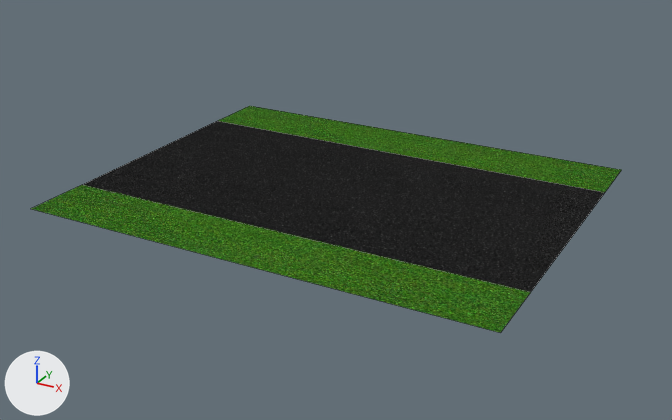
The Blender file Assets/Track/track_straight.blend, before and after one commit.
One viewpoint serves both versions: a 50 mm lens placed at (17.6, -32.4, 15.2), pointed at (-0.7, 0.9, -1.5). Every picture has the same lights, and +X, +Y and +Z are marked at lower left. Mesh edges are drawn as thin lines.

Script lines for the objects in view, before the commit:
```python
me_plane_004 = bpy.data.meshes.new('Plane.004')
me_plane_004.from_pydata(...)  # 4 vertices, 1 face; spans x -1.0..1.0, y -1.0..1.0, z 0.0
me_plane_004.materials.append(mat_road)
me_plane_005 = bpy.data.meshes.new('Plane.005')
me_plane_005.from_pydata(...)  # 4 vertices, 1 face; spans x -1.0..1.0, y 1.0..1.6, z 0.0
me_plane_005.materials.append(mat_grass)  # picture img_grass_tga
me_plane_006 = bpy.data.meshes.new('Plane.006')
me_plane_006.from_pydata(...)  # 4 vertices, 1 face; spans x -1.0..1.0, y -1.6..-1.0, z 0.0
me_plane_006.materials.append(mat_grass)  # picture img_grass_tga
ob_road = bpy.data.objects.new('Road', me_plane_004)
ob_road.location = (0.0, 0.0, 0.0)
ob_road.scale = (10.0, 5.0, 1.0)
ob_side1 = bpy.data.objects.new('Side1', me_plane_005)
ob_side1.location = (0.0, 0.0, 0.0)
ob_side1.scale = (10.0, 5.0, 1.0)
ob_side2 = bpy.data.objects.new('Side2', me_plane_006)
ob_side2.location = (0.0, 0.0, 0.0)
ob_side2.scale = (10.0, 5.0, 1.0)
```
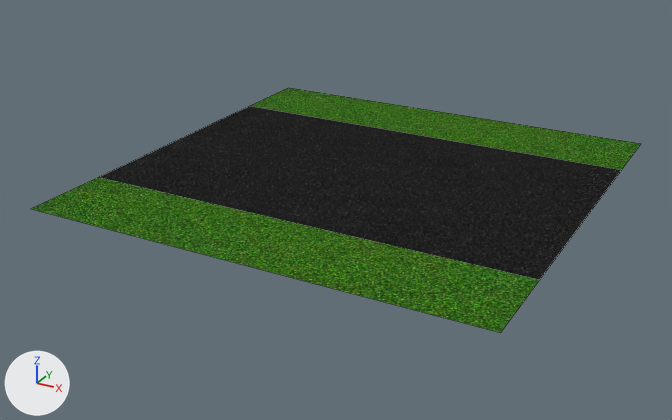
The newer file is also rescaled (x0.5), turned or shifted as a whole; pictures and numbers use the older file's frame.

Location of each change, [x1, y1, x2, y2] in pixels of the pictures (672 x 420 px):
'Road', reshaped
    before: [82, 121, 605, 292]
    after: [99, 106, 621, 280]
'Side2', reshaped
    before: [31, 185, 531, 333]
    after: [31, 177, 540, 333]
'Side1', reshaped
    before: [218, 106, 621, 192]
    after: [250, 88, 641, 170]

Diff of the bpy script that builds the scene:
```diff
--- a/Assets/Track/track_straight.blend.py
+++ b/Assets/Track/track_straight.blend.py
@@ me_plane_006 @@
 me_plane_006.from_pydata(...)  # 4 vertices, 1 face; spans x -1.0..1.0, y -1.6..-1.0, z 0.0
 # used by ob_side2; location = (0.0, 0.0, 0.0); scale = (10.0, 5.0, 1.0)
-me_plane_006.vertices[0].co = (-1.0, -1.0, 0.0)  # pixel (82, 184)
-me_plane_006.vertices[1].co = (1.0, -1.0, 0.0)  # pixel (530, 292)
+# me_plane_006 part 1
+me_plane_006.vertices[0].co = (-1.0, -0.8, 0.0)  # pixel (98, 177)
+me_plane_006.vertices[1].co = (1.0, -0.8, 0.0)  # pixel (539, 279)
 me_plane_006.materials.append(mat_grass)
@@ me_plane_005 @@
 me_plane_005.from_pydata(...)  # 4 vertices, 1 face; spans x -1.0..1.0, y 1.0..1.6, z 0.0
 # used by ob_side1; location = (0.0, 0.0, 0.0); scale = (10.0, 5.0, 1.0)
-me_plane_005.vertices[0].co = (-1.0, 1.0, 0.0)  # pixel (217, 120)
-me_plane_005.vertices[1].co = (1.0, 1.0, 0.0)  # pixel (605, 192)
-me_plane_005.vertices[2].co = (-1.0, 1.6, 0.0)  # pixel (249, 105)
-me_plane_005.vertices[3].co = (1.0, 1.6, 0.0)  # pixel (621, 169)
+# me_plane_005 part 2
+me_plane_005.vertices[0].co = (-1.0, 1.6, 0.0)  # pixel (249, 105)
+me_plane_005.vertices[1].co = (1.0, 1.6, 0.0)  # pixel (621, 169)
+me_plane_005.vertices[2].co = (-1.0, 2.4, 0.0)  # pixel (288, 87)
+me_plane_005.vertices[3].co = (1.0, 2.4, 0.0)  # pixel (641, 143)
 me_plane_005.materials.append(mat_grass)
@@ me_plane_004 @@
 me_plane_004.from_pydata(...)  # 4 vertices, 1 face; spans x -1.0..1.0, y -1.0..1.0, z 0.0
 # used by ob_road; location = (0.0, 0.0, 0.0); scale = (10.0, 5.0, 1.0)
-me_plane_004.vertices[0].co = (-1.0, -1.0, 0.0)  # pixel (82, 184)
-me_plane_004.vertices[1].co = (1.0, -1.0, 0.0)  # pixel (530, 292)
-me_plane_004.vertices[2].co = (-1.0, 1.0, 0.0)  # pixel (217, 120)
-me_plane_004.vertices[3].co = (1.0, 1.0, 0.0)  # pixel (605, 192)
+# me_plane_004 part 3
+me_plane_004.vertices[0].co = (-1.0, -0.8, 0.0)  # pixel (98, 177)
+me_plane_004.vertices[1].co = (1.0, -0.8, 0.0)  # pixel (539, 279)
+me_plane_004.vertices[2].co = (-1.0, 1.6, 0.0)  # pixel (249, 105)
+me_plane_004.vertices[3].co = (1.0, 1.6, 0.0)  # pixel (621, 169)
 me_plane_004.materials.append(mat_road)
```
